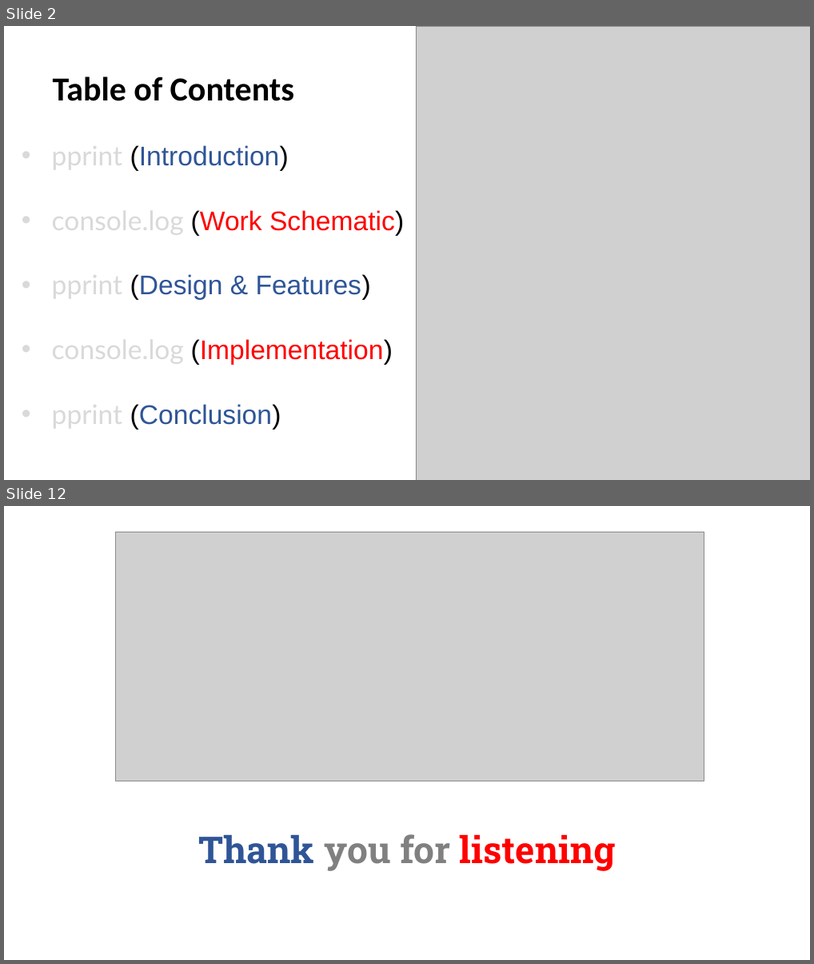
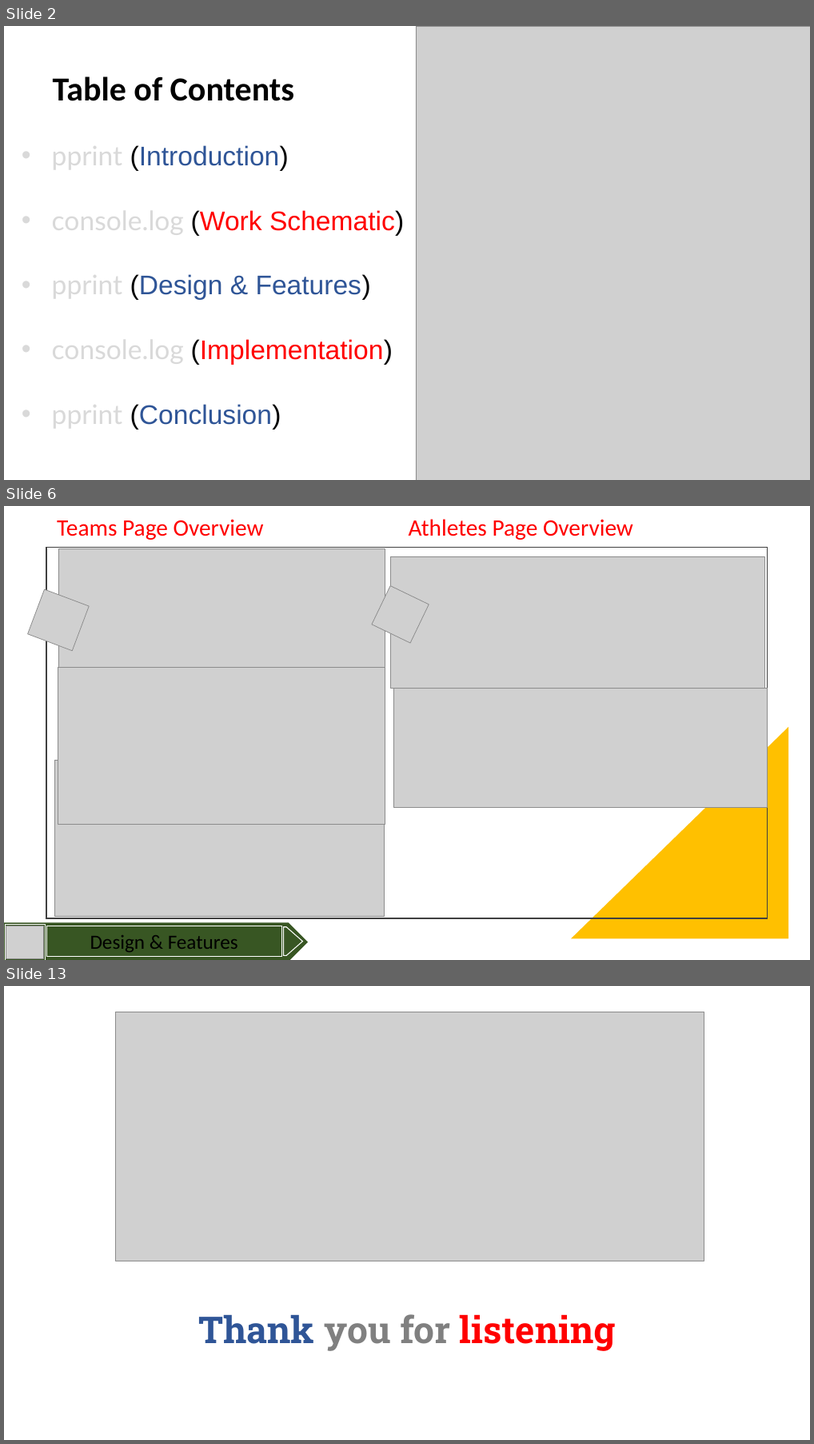
Before and after one commit to gusmendesbh/project3-group1, a slide deck: files/slides/Slide_deck.pptx. Shown one above the other, each under a label of ours: slides 2 and 12 before the commit, slides 2, 6 and 13 after it; the slides between them are not shown. The pictures are 814x964 and 814x1444 pixels, drawn with LibreOffice and Linux fonts; fonts in the diff are those of the drawing; grey boxes stand for pictures. Boxes give left, top, right and bottom in pixels: in the first picture for what was removed or moved away, otherwise in the second. Text is boxed around its words. In the diff, an @@ line names an element or a change of style, - is before the commit and + after.

```diff
--- a/files/slides/Slide_deck.pptx
+++ b/files/slides/Slide_deck.pptx
@@ slide 6 added at <box>4,506,810,960</box>, background #FFFFFF @@
@@ text added at <box>57,519,264,540</box>, 28 pt, text #FF0000 @@
+Teams Page Overview
@@ text added at <box>409,519,634,540</box>, 28 pt, text #FF0000 @@
+Athletes Page Overview
@@ rectangle added at <box>46,547,768,918</box>, outline #404040 1.5 pt @@
@@ picture added at <box>58,549,385,691</box> @@
@@ picture added at <box>390,556,765,688</box> @@
@@ picture added at <box>28,589,90,651</box> @@
@@ picture added at <box>372,586,430,644</box> @@
@@ picture added at <box>58,667,386,824</box> @@
@@ picture added at <box>394,688,768,807</box> @@
@@ right triangle added at <box>571,727,790,939</box>, fill #FFC000 @@
@@ picture added at <box>55,760,385,916</box> @@
@@ pentagon arrow added at <box>4,923,308,960</box>, fill #385723, outline #385723 1 pt @@
@@ rectangle added at <box>5,924,45,960</box>, outline #FFFFFF 0.5 pt @@
@@ picture added at <box>6,925,43,959</box> @@
@@ rectangle added at <box>46,926,282,956</box>, outline #FFFFFF 0.75 pt, 24 pt, text #000000 @@
+Design & Features
@@ pentagon arrow added at <box>284,927,303,955</box>, outline #FFFFFF 1 pt @@
@@ what was slide 12 is now slide 13 @@
```
Also in this commit, not shown: 9 slides changed.
